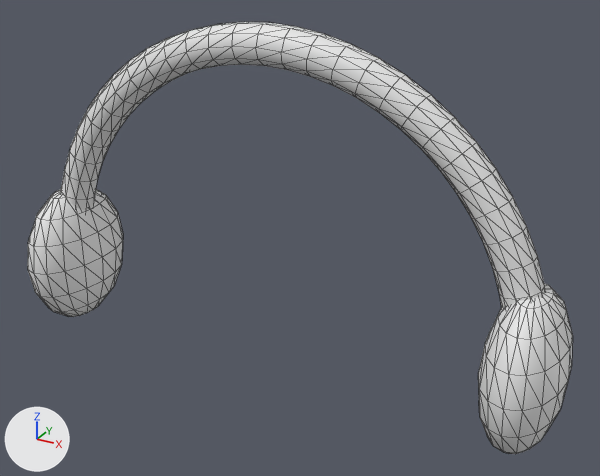
An edit to the glTF model apps/web/public/models/props/headphones.glb, drawn before and after from the same camera.
One viewpoint serves both versions: a camera (50 mm lens) standing at (0.365, -0.607, 0.377) and looking at (0.029, 0.005, 0.071). Lighting does not change. The marker at lower left points along +X, +Y and +Z. The older version comes first. Mesh edges are drawn as thin lines. Where no turn or scale is listed for an object, it has been applied to the vertices.

The first picture shows 'Ear shell', 'Ear shell.001', 'Headband'.
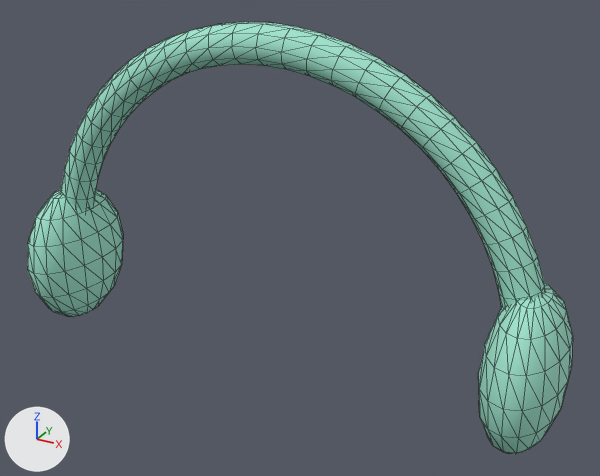
Location of each change, (x1, y1, x2, y2) in pixels of the pictures (600 x 476 px):
'Headband', recoloured (white to green)
    both: (60, 22, 546, 308)
'Ear shell.001', recoloured (white to green)
    both: (478, 283, 573, 454)
'Ear shell', recoloured (white to green)
    both: (28, 189, 123, 317)

The change, as a diff of the scene's bpy script:
```diff
--- a/apps/web/public/models/props/headphones.glb.py
+++ b/apps/web/public/models/props/headphones.glb.py
@@ mat_mint_silicone @@
 mat_mint_silicone = principled_material('Mint silicone')
-mat_mint_silicone.base_color = (0.8, 0.8, 0.8)  # white #e7e7e7
+mat_mint_silicone.base_color = (0.35, 0.78, 0.62)  # green #a0e5ce
```
